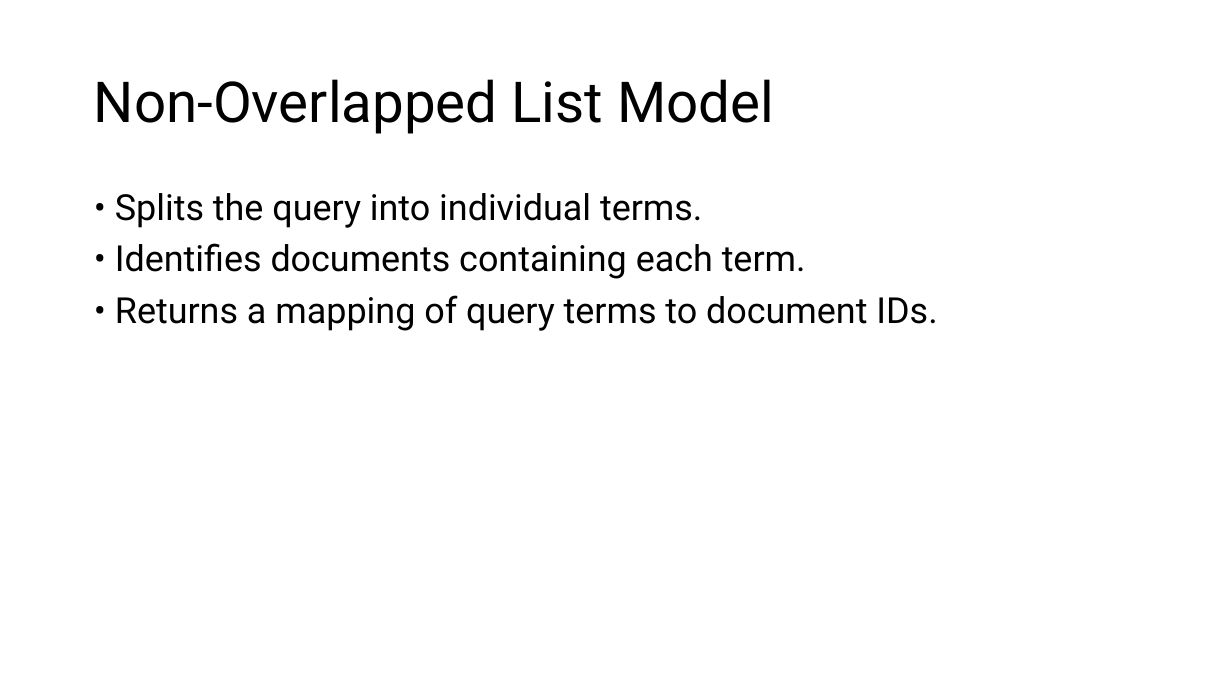
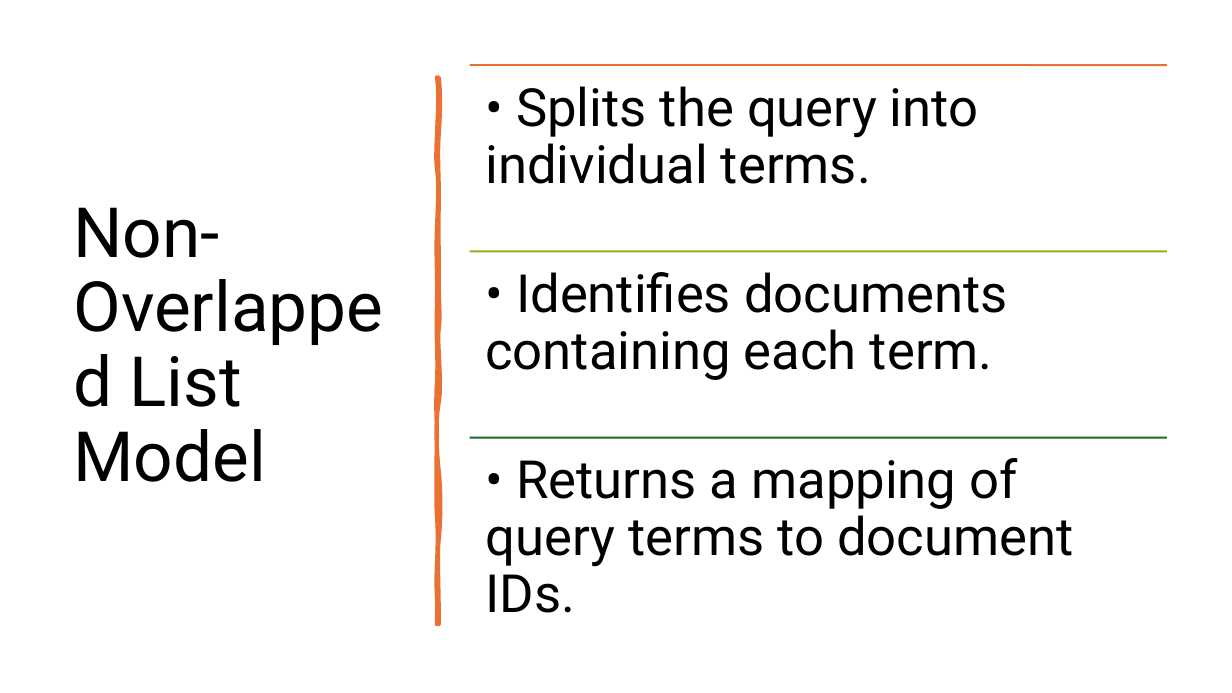
Before and after one commit to AbdulMateenzwl/Information-Retrieval, a slide deck: slide 6 of Assignment 3/Report.pptx. Drawn at 1232x693 pixels with LibreOffice and Linux fonts; fonts in the diff are those of the drawing. Boxes give left, top, right and bottom in pixels: in the first picture for what was removed or moved away, otherwise in the second. Text is boxed around its words. In the diff, an @@ line names an element or a change of style, - is before the commit and + after.

Commit message:
Refine documentation and enhance related words graph for better clarity and organization

```diff
--- a/Assignment 3/Report.pptx
+++ b/Assignment 3/Report.pptx
@@ title "Non-Overlapped List Model": place and size @@
-title "Non-Overlapped List Model" at [94,79,774,134]
+title "Non-Overlapped List Model" at [73,207,266,482]
@@ title "Non-Overlapped List Model" at [73,207,266,482]: size 44 to 54 pt @@
@@ freeform shape added at [437,78,439,625], fill #E97132, outline #E97132 3.25 pt @@
@@ text removed at [115,193,937,331] @@
-• Splits the query into individual terms.
-• Identifies documents containing each term.
-• Returns a mapping of query terms to document IDs.
@@ group added at [470,65,1167,613]: 3 lines, 3 texts @@
+• Splits the query into individual terms.
+• Identifies documents containing each term.
+• Returns a mapping of query terms to document IDs.
```
Also in this commit, not shown: 9 other slides changed, 11 other files.
